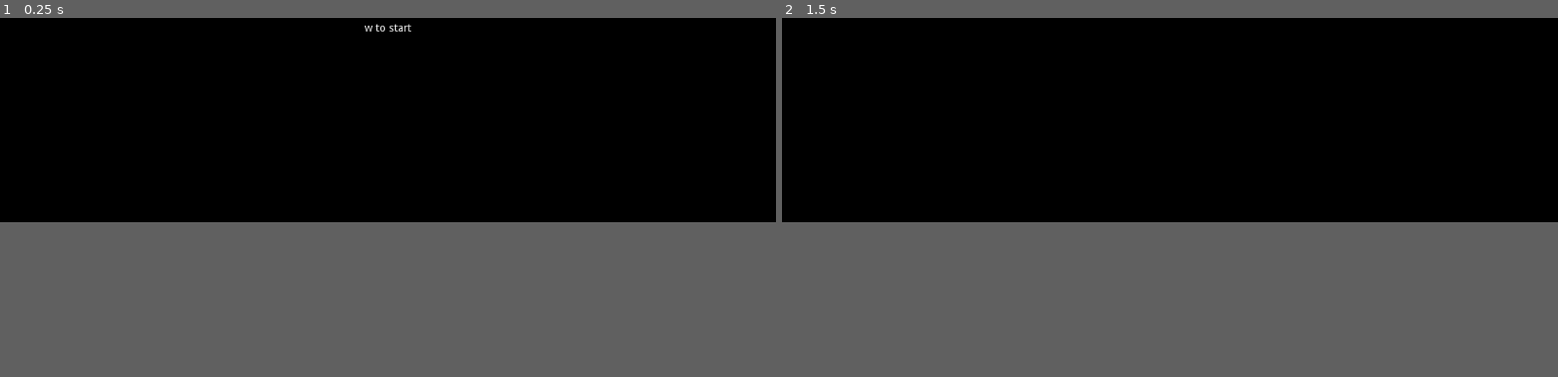
Above: before the commit, frames 1-2 (left to right).
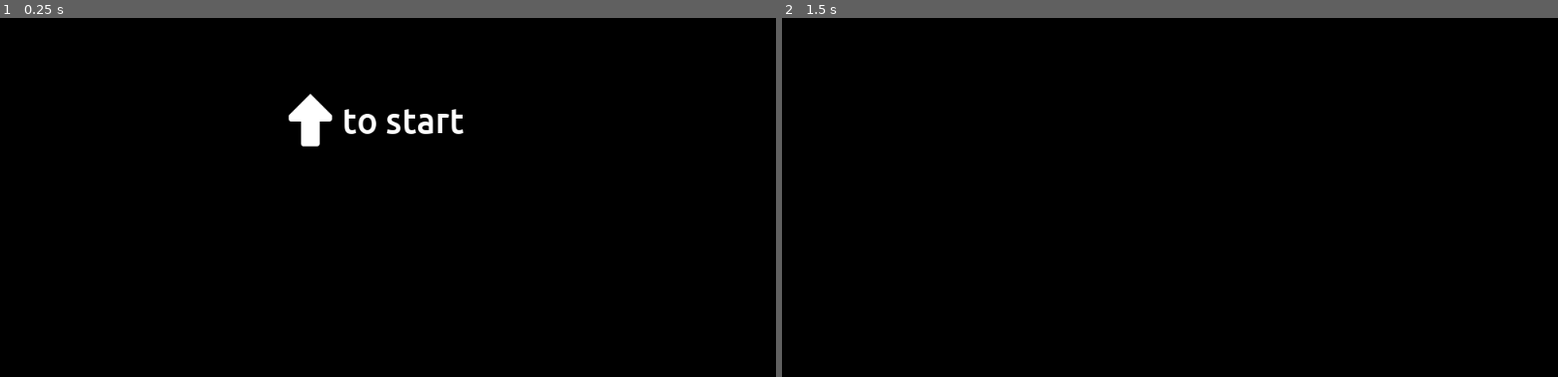
Above: after the commit, the same moments.

Repository: yoonjoonso/Keki
Game: Godot game, scene res://Scenes/Main/Main.tscn
Two runs of this game, one before a commit and one after it. Both use one fixed random seed, a clock stepped at 60 frames per second and the inputs below. Sound files missing from this copy of the repository are replaced by a short silence.
Inputs:
- Up to frame 1 (0.25 s): no input
- Up to frame 2 (1.5 s): tap Enter at 0.5 s; hold D (ui_right) 0.53-1.28 s; hold I 0.53-1.28 s; tap W (ui_select) at 0.77, 1.07 s; tap J at 0.8, 1.35 s; tap Space at 1.25 s; hold A (ui_left) from 1.28 s (still down)
In our replay, the window is 800x400 before the commit and 800x560 after it. These sizes can differ from the game's own. Grey fills any space a smaller window leaves; there, only what the larger window draws over its background counts as a difference.

The runs differ from the first frame. In frame 1, 1.0% of the frame differs, in the area x 37-60%, y 1-36%; in frame 2, only the window size differs.
Error before the commit: Division By Zero in operator '%'. (res://Scenes/SongRunner/SongBrowser.gd:26)
Error after the commit: Division By Zero in operator '%'. (res://Scenes/SongRunner/SongBrowser.gd:27)

Commit message:
update

Diff:
--- a/Keki/Scenes/Main/Main.gd
+++ b/Keki/Scenes/Main/Main.gd
@@ -40,12 +40,24 @@
 	$StartLabel.set_process(false)
 	$SongBrowser.show()
 	$SongBrowser.set_process(true)
+	selection_audio()
 
 func stop_browsing():
 	$SongBrowser.hide()
 	$SongBrowser.set_process(false)
 	$StartLabel.show()
 	$StartLabel.set_process(true)
+	cancel_audio()
 
 func _on_Label_start_label_pressed():
 	start_browsing()
+
+
+func selection_audio():
+	$SelectionAudioStream.play()
+
+func cancel_audio():
+	$CancelAudioStream.play()
+
+func rotate_audio():
+	$RotateAudioStream.play()
--- a/Keki/Scenes/Main/Main.tscn
+++ b/Keki/Scenes/Main/Main.tscn
@@ -1,16 +1,25 @@
-[gd_scene load_steps=5 format=2]
+[gd_scene load_steps=11 format=2]
 
 [ext_resource path="res://Scenes/Main/Main.gd" type="Script" id=1]
+[ext_resource path="res://Sounds/pause-retry-click.wav" type="AudioStream" id=2]
 [ext_resource path="res://Scenes/Main/StartLabel.gd" type="Script" id=3]
 [ext_resource path="res://Scenes/SongRunner/SongRunner.tscn" type="PackedScene" id=4]
 [ext_resource path="res://Scenes/SongRunner/SongBrowser.tscn" type="PackedScene" id=5]
+[ext_resource path="res://Sounds/pause-continue-click.wav" type="AudioStream" id=6]
+[ext_resource path="res://Sounds/menuback.wav" type="AudioStream" id=7]
+[ext_resource path="res://Sprites/PNG/White/2x/arrowUp.png" type="Texture" id=8]
+[ext_resource path="res://Fonts/Ubuntu-Medium.ttf" type="DynamicFontData" id=9]
+
+[sub_resource type="DynamicFont" id=1]
+size = 45
+font_data = ExtResource( 9 )
 
 [node name="Main" type="CanvasLayer"]
 script = ExtResource( 1 )
 
 [node name="ColorRect" type="ColorRect" parent="."]
 margin_right = 1000.0
-margin_bottom = 504.0
+margin_bottom = 704.0
 color = Color( 0, 0, 0, 1 )
 __meta__ = {
 "_edit_use_anchors_": false
@@ -22,13 +31,33 @@
 anchor_bottom = 0.5
 margin_top = -7.0
 margin_bottom = 7.0
-text = "w to start"
+custom_fonts/font = SubResource( 1 )
+text = "    to start"
 align = 1
 script = ExtResource( 3 )
 __meta__ = {
 "_edit_use_anchors_": false
 }
 
+[node name="Sprite" type="Sprite" parent="StartLabel"]
+position = Vector2( 400, 25 )
+texture = ExtResource( 8 )
+
 [node name="SongBrowser" parent="." instance=ExtResource( 5 )]
 
 [node name="SongRunner" parent="." instance=ExtResource( 4 )]
+
+[node name="SelectionAudioStream" type="AudioStreamPlayer" parent="."]
+stream = ExtResource( 6 )
+volume_db = -12.792
+
+[node name="CancelAudioStream" type="AudioStreamPlayer" parent="."]
+stream = ExtResource( 2 )
+volume_db = -12.792
+
+[node name="RotateAudioStream" type="AudioStreamPlayer" parent="."]
+stream = ExtResource( 7 )
+volume_db = -12.792
+
+[node name="BackgroundAudioStream" type="AudioStreamPlayer" parent="."]
+stream = ExtResource( 7 )
--- /dev/null
+++ b/Keki/Scenes/Notes/HitAudioStreamPlayer.gd
@@ -0,0 +1,8 @@
+extends AudioStreamPlayer2D
+
+export (Array, AudioStreamSample) var Sound
+
+
+func hit():
+	stream = Sound[randi() % Sound.size()]
+	play()
--- a/Keki/Scenes/Notes/Note.gd
+++ b/Keki/Scenes/Notes/Note.gd
@@ -6,6 +6,8 @@
 
 var hit_type = 0
 
+var bad_color
+
 func _process(delta):
 	if hit_type != 1:
 		$Path2D/PathFollow2D.unit_offset += delta
@@ -13,11 +15,14 @@
 		$Sprite.position = path_pos
 	if $Path2D/PathFollow2D.unit_offset >= 1:
 		if hit_type == 0:
-			emit_signal("miss")
-		queue_free()
+			queue_free()
 
 func set_sprite_direction(rotation):
 	$Sprite.rotation_degrees = rotation
+
+func set_sprite_color(live_color, dead_color):
+	$Sprite.modulate = live_color
+	bad_color = dead_color
 
 #0 not hit, -1 bad hit, 1 hit
 func note_hit(type):
@@ -28,3 +33,7 @@
 			queue_free()
 		elif hit_type == -1:
 			emit_signal("bad_hit")
+			$Sprite.modulate = bad_color
+		elif hit_type == 0:
+			emit_signal("miss")
+			$Sprite.modulate = bad_color
--- a/Keki/Scenes/Notes/Note.tscn
+++ b/Keki/Scenes/Notes/Note.tscn
@@ -3,19 +3,19 @@
 [ext_resource path="res://Sprites/PNG/White/2x/arrowUp.png" type="Texture" id=1]
 [ext_resource path="res://Scenes/Notes/Note.gd" type="Script" id=2]
 
-[sub_resource type="Curve2D" id=2]
+[sub_resource type="Curve2D" id=1]
 _data = {
 "points": PoolVector2Array( 0, 0, 0, 0, 0, 704, 0, 0, 0, 0, 0, -195.459 )
 }
 
-[sub_resource type="RectangleShape2D" id=1]
-extents = Vector2( 24, 32 )
+[sub_resource type="RectangleShape2D" id=2]
+extents = Vector2( 48, 48 )
 
 [node name="Note" type="Node2D"]
 script = ExtResource( 2 )
 
 [node name="Path2D" type="Path2D" parent="."]
-curve = SubResource( 2 )
+curve = SubResource( 1 )
 
 [node name="PathFollow2D" type="PathFollow2D" parent="Path2D"]
 position = Vector2( 0, 704 )
@@ -31,4 +31,4 @@
 ]]
 
 [node name="CollisionShape2D" type="CollisionShape2D" parent="Sprite/Area2d"]
-shape = SubResource( 1 )
+shape = SubResource( 2 )
--- a/Keki/Scenes/Notes/NoteLine.gd
+++ b/Keki/Scenes/Notes/NoteLine.gd
@@ -2,36 +2,41 @@
 
 
 export (PackedScene) var Note
+export (Color) var StartColor
+export (Color) var PressColor
+
 export var note_rotation = 0
 
 func _ready():
 	$NoteSlot/Sprite.rotation_degrees = note_rotation
+	$NoteSlot/HitSprite.rotation_degrees = note_rotation
 
 
 # Called when the node enters the scene tree for the first time.
 func _process(delta):
-	$NoteSlot/Sprite.modulate = Color(1,1,1)
+	$NoteSlot/Sprite.modulate = StartColor
 
-	if Input.is_key_pressed(KEY_W) && note_rotation == 0 && get_parent().type == 0:
+	if (Input.is_key_pressed(KEY_W) || Input.is_joy_button_pressed(0, JOY_DPAD_UP)) && note_rotation == 0 && get_parent().type == 0:
 		note_slot_pressed()
-	elif Input.is_key_pressed(KEY_A) && note_rotation == 270 && get_parent().type == 0:
+	elif (Input.is_key_pressed(KEY_A) || Input.is_joy_button_pressed(0, JOY_DPAD_LEFT)) && note_rotation == 270 && get_parent().type == 0:
 		note_slot_pressed()
-	elif Input.is_key_pressed(KEY_S) && note_rotation == 180 && get_parent().type == 0:
+	elif (Input.is_key_pressed(KEY_S) || Input.is_joy_button_pressed(0, JOY_DPAD_DOWN)) && note_rotation == 180 && get_parent().type == 0:
 		note_slot_pressed()
-	elif Input.is_key_pressed(KEY_D) && note_rotation == 90 && get_parent().type == 0:
+	elif (Input.is_key_pressed(KEY_D) || Input.is_joy_button_pressed(0, JOY_DPAD_RIGHT)) && note_rotation == 90 && get_parent().type == 0:
 		note_slot_pressed()
-	elif Input.is_key_pressed(KEY_I) && note_rotation == 0 && get_parent().type == 1:
+	elif (Input.is_key_pressed(KEY_I) || Input.is_joy_button_pressed(0, JOY_SONY_TRIANGLE)) && note_rotation == 0 && get_parent().type == 1:
 		note_slot_pressed()
-	elif Input.is_key_pressed(KEY_J) && note_rotation == 270 && get_parent().type == 1:
+	elif (Input.is_key_pressed(KEY_J) || Input.is_joy_button_pressed(0, JOY_SONY_SQUARE))&& note_rotation == 270 && get_parent().type == 1:
 		note_slot_pressed()
-	elif Input.is_key_pressed(KEY_K) && note_rotation == 180 && get_parent().type == 1:
+	elif (Input.is_key_pressed(KEY_K) || Input.is_joy_button_pressed(0, JOY_SONY_X)) && note_rotation == 180 && get_parent().type == 1:
 		note_slot_pressed()
-	elif Input.is_key_pressed(KEY_L) && note_rotation == 90 && get_parent().type == 1:
+	elif (Input.is_key_pressed(KEY_L) || Input.is_joy_button_pressed(0, JOY_SONY_CIRCLE)) && note_rotation == 90 && get_parent().type == 1:
 		note_slot_pressed()
 
 func create_note():
 	var note = Note.instance()
 	note.set_sprite_direction(note_rotation)
+	note.set_sprite_color(StartColor, PressColor)
 	var runner = get_parent().get_parent()
 	note.connect("good_hit", runner, "good_hit")
 	note.connect("bad_hit", runner, "bad_hit")
@@ -39,5 +44,5 @@
 	add_child(note)
 
 func note_slot_pressed():
-	$NoteSlot/Sprite.modulate = Color(.5,.5,.5)
+	$NoteSlot/Sprite.modulate = PressColor
 	$NoteSlot.note_slot_pressed()
--- a/Keki/Scenes/Notes/NoteLineGroup.tscn
+++ b/Keki/Scenes/Notes/NoteLineGroup.tscn
@@ -5,7 +5,7 @@
 
 [node name="NoteLineGroup" type="Control"]
 margin_right = 500.0
-margin_bottom = 500.0
+margin_bottom = 704.0
 script = ExtResource( 1 )
 __meta__ = {
 "_edit_use_anchors_": false
@@ -13,16 +13,24 @@
 type = 0
 
 [node name="NoteLineLeft" parent="." instance=ExtResource( 2 )]
-position = Vector2( 100, 100 )
+position = Vector2( 100, 130 )
+StartColor = Color( 0.8, 0, 0.823529, 1 )
+PressColor = Color( 0.258824, 0, 0.27451, 1 )
 note_rotation = 270
 
 [node name="NoteLineUp" parent="." instance=ExtResource( 2 )]
-position = Vector2( 200, 100 )
+position = Vector2( 200, 130 )
+StartColor = Color( 0.858824, 0, 0, 1 )
+PressColor = Color( 0.352941, 0, 0, 1 )
 
 [node name="NoteLineDown" parent="." instance=ExtResource( 2 )]
-position = Vector2( 300, 100 )
+position = Vector2( 300, 130 )
+StartColor = Color( 0.101961, 0, 0.811765, 1 )
+PressColor = Color( 0, 0.0196078, 0.333333, 1 )
 note_rotation = 180
 
 [node name="NoteLineRight" parent="." instance=ExtResource( 2 )]
-position = Vector2( 400, 100 )
+position = Vector2( 400, 130 )
+StartColor = Color( 0.0431373, 0.764706, 0, 1 )
+PressColor = Color( 0, 0.294118, 0.0313726, 1 )
 note_rotation = 90
--- a/Keki/Scenes/Notes/NoteSlot.gd
+++ b/Keki/Scenes/Notes/NoteSlot.gd
@@ -6,8 +6,9 @@
 	for area in objects_in_area:
 		if area.is_in_group("note"):
 			var distance = area.get_global_transform()[2].distance_to($Sprite/Area2D.get_global_transform()[2])
-			if distance < 20:
+			if distance < 70:
 				area.get_parent().get_parent().note_hit(1)
+				hit_anim()
 			else:
 				area.get_parent().get_parent().note_hit(-1)
 
@@ -17,4 +18,14 @@
 
 
 func _on_Area2D_area_exited(area):
+	area.get_parent().get_parent().note_hit(0)
 	objects_in_area.erase(area)
+
+func hit_anim():
+	$Tween.interpolate_property($HitSprite, "scale", Vector2(1,1), Vector2(1.4,1.4), .3)
+	var start_color = Color(1,1,1,1)
+	var end_color = get_parent().StartColor
+	end_color.a = 0
+	$Tween.interpolate_property($HitSprite, "modulate", start_color, end_color, .3)
+	$Tween.start()
+	$Particles2D.emitting = true
--- a/Keki/Scenes/Notes/NoteSlot.tscn
+++ b/Keki/Scenes/Notes/NoteSlot.tscn
@@ -1,13 +1,31 @@
-[gd_scene load_steps=4 format=2]
+[gd_scene load_steps=5 format=2]
 
 [ext_resource path="res://Sprites/PNG/White/2x/arrowUp.png" type="Texture" id=1]
 [ext_resource path="res://Scenes/Notes/NoteSlot.gd" type="Script" id=2]
 
+[sub_resource type="ParticlesMaterial" id=2]
+flag_disable_z = true
+gravity = Vector3( 0, 98, 0 )
+orbit_velocity = 0.0
+orbit_velocity_random = 0.0
+
 [sub_resource type="RectangleShape2D" id=1]
-extents = Vector2( 24, 32 )
+extents = Vector2( 56, 56 )
 
 [node name="NoteSlot" type="Node2D"]
 script = ExtResource( 2 )
+__meta__ = {
+"_edit_group_": true
+}
+
+[node name="AudioStreamPlayer2D" type="AudioStreamPlayer2D" parent="."]
+
+[node name="Particles2D" type="Particles2D" parent="."]
+visible = false
+emitting = false
+amount = 15
+one_shot = true
+process_material = SubResource( 2 )
 
 [node name="Sprite" type="Sprite" parent="."]
 texture = ExtResource( 1 )
@@ -16,5 +34,14 @@
 
 [node name="CollisionShape2D" type="CollisionShape2D" parent="Sprite/Area2D"]
 shape = SubResource( 1 )
+
+[node name="Tween" type="Tween" parent="."]
+
+[node name="HitSprite" type="Sprite" parent="."]
+modulate = Color( 1, 1, 1, 0 )
+texture = ExtResource( 1 )
+__meta__ = {
+"_editor_description_": ""
+}
 [connection signal="area_entered" from="Sprite/Area2D" to="." method="_on_Area2D_area_entered"]
 [connection signal="area_exited" from="Sprite/Area2D" to="." method="_on_Area2D_area_exited"]
--- a/Keki/Scenes/SongRunner/Song.gd
+++ b/Keki/Scenes/SongRunner/Song.gd
@@ -12,6 +12,7 @@
 
 var file_path
 var image_bytes
+var image_type
 var music_bytes
 
 var current_map
@@ -38,6 +39,15 @@
 		load_song()
 
 		$Label.text = song_name
+		var texture = ImageTexture.new()
+		var image = Image.new()
+		if image_type == "png":
+			image.load_png_from_buffer(image_bytes)
+		if image_type == "jpg" || image_type == "jpeg":
+			image.load_jpg_from_buffer(image_bytes)
+		texture.create_from_image(image)
+		$Sprite.texture = texture
+		$Sprite.scale = Vector2(300,300) / texture.get_size()
 	else:
 		print("bad json")
 
@@ -66,6 +76,7 @@
 	if(file.is_open()):
 		image_bytes = file.get_buffer(file.get_len())
 	file.close()
+	image_type = image_path.get_extension()
 
 
 func song_selected():
--- a/Keki/Scenes/SongRunner/Song.tscn
+++ b/Keki/Scenes/SongRunner/Song.tscn
@@ -1,7 +1,12 @@
-[gd_scene load_steps=3 format=2]
+[gd_scene load_steps=5 format=2]
 
 [ext_resource path="res://Scenes/SongRunner/Song.gd" type="Script" id=1]
 [ext_resource path="res://Scenes/SongRunner/Map.tscn" type="PackedScene" id=2]
+[ext_resource path="res://Fonts/Ubuntu-Medium.ttf" type="DynamicFontData" id=3]
+
+[sub_resource type="DynamicFont" id=1]
+size = 30
+font_data = ExtResource( 3 )
 
 [node name="Song" type="Control"]
 anchor_left = 0.5
@@ -15,18 +20,21 @@
 Map = ExtResource( 2 )
 
 [node name="Sprite" type="Sprite" parent="."]
+position = Vector2( 0, -100 )
 
 [node name="Label" type="Label" parent="."]
 anchor_left = 0.5
 anchor_top = 0.5
 anchor_right = 0.5
 anchor_bottom = 0.5
-margin_left = -35.0
-margin_top = -7.0
-margin_right = 35.0
-margin_bottom = 7.0
-text = "song name"
+margin_left = -400.0
+margin_top = 180.0
+margin_right = 400.0
+margin_bottom = 300.0
+custom_fonts/font = SubResource( 1 )
+text = "very extremely long label hopefully nothing is longer than this temporary label"
 align = 1
+clip_text = true
 __meta__ = {
 "_edit_use_anchors_": false
 }
--- a/Keki/Scenes/SongRunner/SongBrowser.gd
+++ b/Keki/Scenes/SongRunner/SongBrowser.gd
@@ -9,6 +9,7 @@
 func select_song():
 	set_process(false)
 	current_song.song_selected()
+	get_parent().selection_audio()
 
 
 func _process(delta):
@@ -31,6 +32,7 @@
 	var new_song = songs[index]
 	new_song.show()
 	current_song = new_song
+	get_parent().rotate_audio()
 
 func stop_browsing():
 	get_parent().stop_browsing()
--- a/Keki/Scenes/SongRunner/SongRunner.tscn
+++ b/Keki/Scenes/SongRunner/SongRunner.tscn
@@ -19,15 +19,16 @@
 [node name="NoteLineGroupLeft" parent="." instance=ExtResource( 3 )]
 
 [node name="NoteLineGroupRight" parent="." instance=ExtResource( 3 )]
-margin_left = 500.0
-margin_right = 1000.0
+margin_left = 0.706177
+margin_right = 500.706
 type = 1
 
 [node name="GoodHitLabel" type="Label" parent="."]
+visible = false
 margin_left = 400.0
-margin_top = 450.0
+margin_top = 600.0
 margin_right = 440.0
-margin_bottom = 464.0
+margin_bottom = 614.0
 text = "Hit: 0"
 align = 1
 __meta__ = {
@@ -35,10 +36,11 @@
 }
 
 [node name="BadOrMissLabel" type="Label" parent="."]
+visible = false
 margin_left = 600.0
-margin_top = 450.0
-margin_right = 640.0
-margin_bottom = 464.0
+margin_top = 600.0
+margin_right = 646.0
+margin_bottom = 614.0
 text = "Miss: 0"
 align = 1
 __meta__ = {
--- a/Keki/project.godot
+++ b/Keki/project.godot
@@ -21,13 +21,14 @@
 
 [debug]
 
+settings/fps/force_fps=60
 gdscript/warnings/unused_variable=false
 gdscript/warnings/shadowed_variable=false
 
 [display]
 
 window/size/width=1000
-window/size/height=500
+window/size/height=700
 window/size/resizable=false
 
 [input]
@@ -35,15 +36,15 @@
 ui_select={
 "deadzone": 0.5,
 "events": [ Object(InputEventKey,"resource_local_to_scene":false,"resource_name":"","device":0,"alt":false,"shift":false,"control":false,"meta":false,"command":false,"pressed":false,"scancode":87,"unicode":0,"echo":false,"script":null)
-, Object(InputEventJoypadButton,"resource_local_to_scene":false,"resource_name":"","device":0,"button_index":3,"pressure":0.0,"pressed":false,"script":null)
 , Object(InputEventKey,"resource_local_to_scene":false,"resource_name":"","device":0,"alt":false,"shift":false,"control":false,"meta":false,"command":false,"pressed":false,"scancode":73,"unicode":0,"echo":false,"script":null)
+, Object(InputEventJoypadButton,"resource_local_to_scene":false,"resource_name":"","device":0,"button_index":12,"pressure":0.0,"pressed":false,"script":null)
  ]
 }
 ui_cancel={
 "deadzone": 0.5,
 "events": [ Object(InputEventKey,"resource_local_to_scene":false,"resource_name":"","device":0,"alt":false,"shift":false,"control":false,"meta":false,"command":false,"pressed":false,"scancode":83,"unicode":0,"echo":false,"script":null)
-, Object(InputEventJoypadButton,"resource_local_to_scene":false,"resource_name":"","device":0,"button_index":1,"pressure":0.0,"pressed":false,"script":null)
 , Object(InputEventKey,"resource_local_to_scene":false,"resource_name":"","device":0,"alt":false,"shift":false,"control":false,"meta":false,"command":false,"pressed":false,"scancode":75,"unicode":0,"echo":false,"script":null)
+, Object(InputEventJoypadButton,"resource_local_to_scene":false,"resource_name":"","device":0,"button_index":13,"pressure":0.0,"pressed":false,"script":null)
  ]
 }
 ui_left={
Binary file added: Keki/Fonts/Ubuntu-Medium.ttf
Not shown, added: Keki/Sounds/menu-edit-click.wav.import
Not shown, added: Keki/Sounds/menu-freeplay-click.wav.import
Not shown, added: Keki/Sounds/menu-multiplayer-click.wav.import
Not shown, added: Keki/Sounds/menu-options-click.wav.import
Not shown, added: Keki/Sounds/menu-play-click.wav.import
Not shown, added: Keki/Sounds/menuback.wav.import
Not shown, added: Keki/Sounds/menuhit.wav.import
Not shown, added: Keki/Sounds/pause-back-click.wav.import
Not shown, added: Keki/Sounds/pause-continue-click.wav.import
Not shown, added: Keki/Sounds/pause-retry-click.wav.import
Not shown, added: Keki/Sounds/menu-edit-click.wav
(and 126 more such lines)
